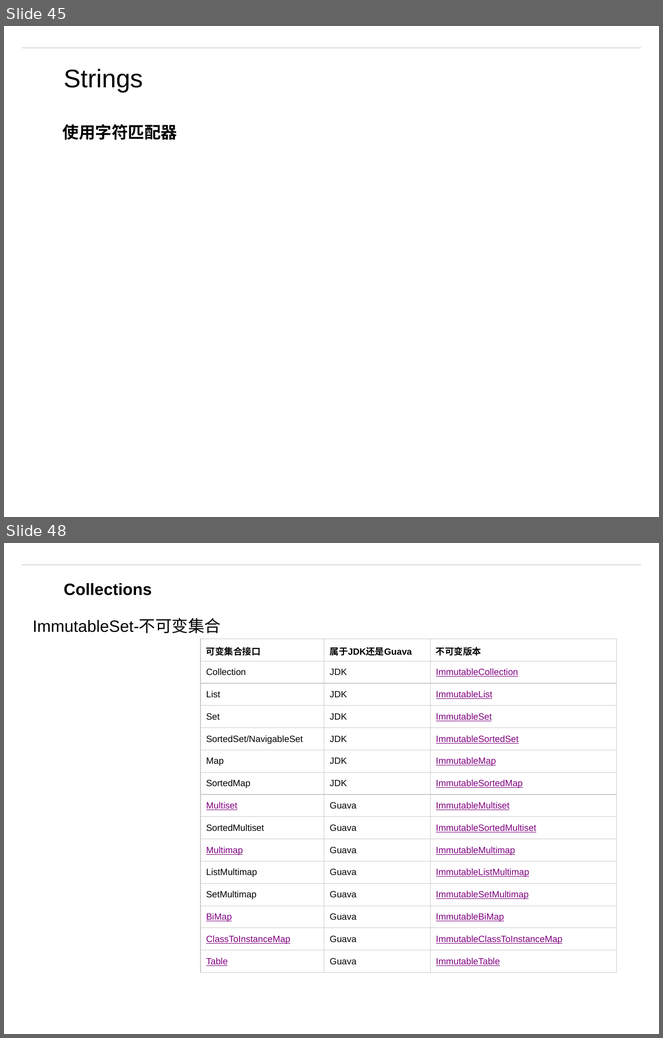
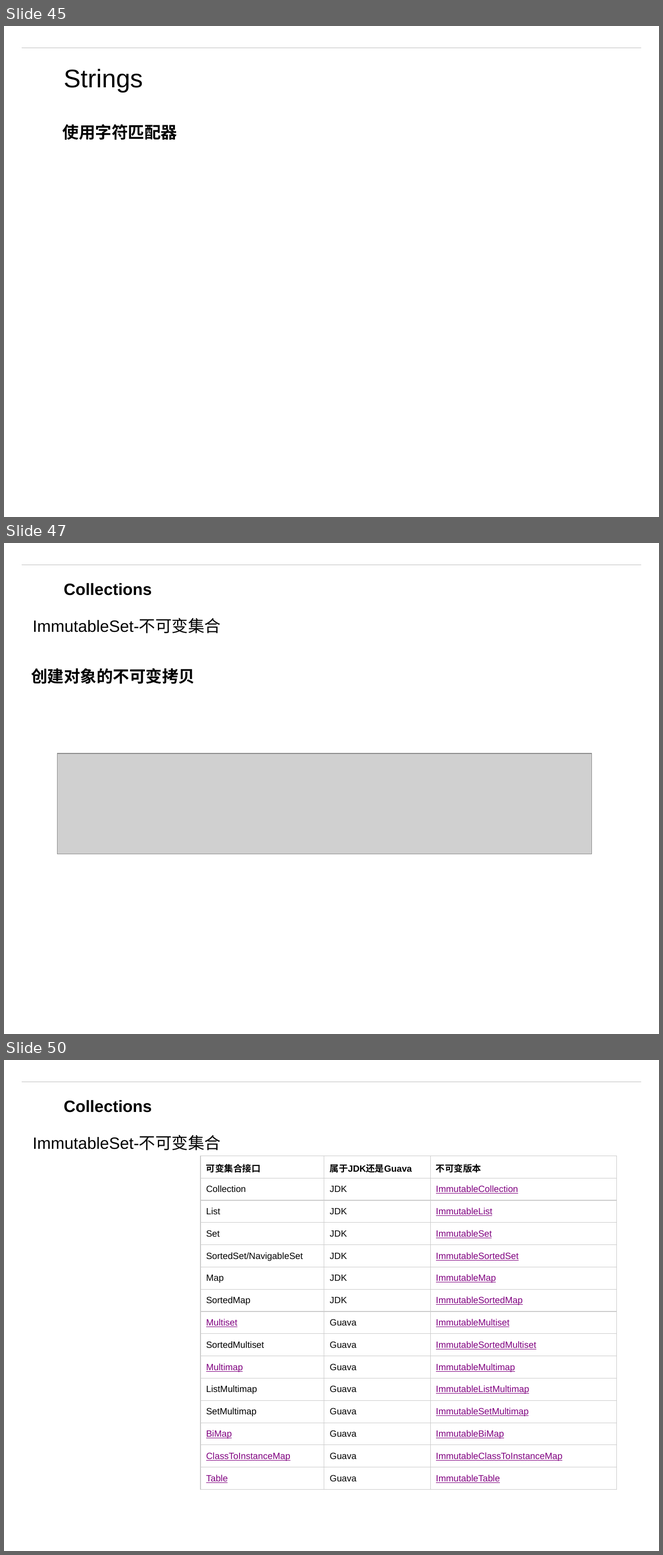
Before and after one commit to matt19870107/Guava, a slide deck: Guava.pptm. Shown one above the other, each under a label of ours: slides 45 and 48 before the commit, slides 45, 47 and 50 after it; the slides between them are not shown. The pictures are 663x1038 and 663x1555 pixels, drawn with LibreOffice and Linux fonts; fonts in the diff are those of the drawing; grey boxes stand for pictures; background and template pictures are left out. Boxes give left, top, right and bottom in pixels: in the first picture for what was removed or moved away, otherwise in the second. Text is boxed around its words. In the diff, an @@ line names an element or a change of style, - is before the commit and + after.

```diff
--- a/Guava.pptm
+++ b/Guava.pptm
@@ slide 47 added at bbox=[4, 543, 659, 1034], background #FFFFFF; not listed: 1 template element that a slide beside it also shows @@
@@ text added at bbox=[64, 583, 152, 596], 18 pt, text #000000, bold @@
+Collections
@@ text added at bbox=[33, 619, 221, 633], 18 pt, text #000000 @@
+ImmutableSet-不可变集合
@@ text added at bbox=[31, 668, 195, 684], 18 pt, text #000000, bold @@
+创建对象的不可变拷贝
@@ picture added at bbox=[57, 753, 592, 854] @@
@@ what was slide 48 is now slide 50 @@
```
Also in this commit, not shown: 2 slides changed, 1 other slide added, 4 other files.
